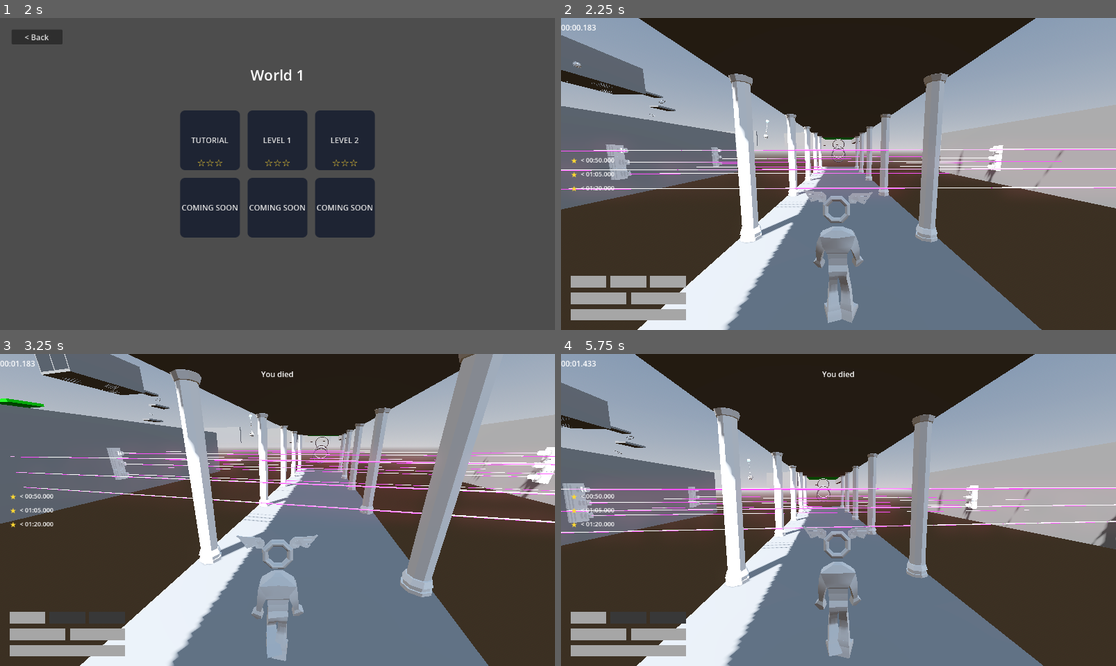
Above: before the commit, frames 1-4 (two rows, left to right).
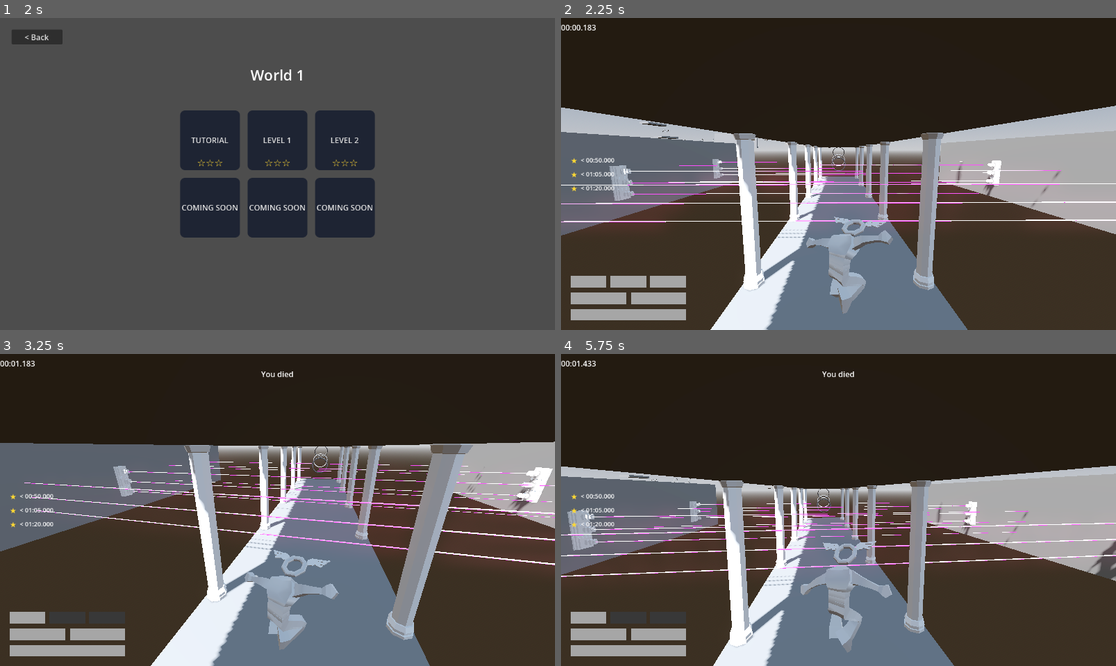
Above: after the commit, the same moments.

Repository: jpvds1/DDJD
Game: Godot game, scene res://scenes/game_controller.tscn
The game is run twice, just before and just after one commit, with the same random seed, the same clock (stepped at 60 frames per second) and the same inputs. Sound files missing from this copy of the repository are replaced by a short silence.
Inputs (mouse positions are in pixels of both pictures, inside the frame that each line leads up to):
- Up to frame 1 (2 s): click "Continue as Guest" at 0.5 s; click "Play" at 1.25 s
- Up to frame 2 (2.25 s): click "LEVEL 2" at 2 s
- Up to frame 3 (3.25 s): tap Enter at 2.75 s; move the mouse to (305, 510) at 2.77 s; hold W (move_forwards) from 2.78 s (still down); tap Q (dash) at 2.85 s; tap Space (jump) at 3.02 s
- Up to frame 4 (5.75 s): move the mouse to (810, 510) at 3.52 s; tap Shift (sprint) at 3.6 s; tap Space (jump) at 3.77 s; release W (move_forwards) at 4.25 s; click "Restart Level" at 4.25 s; move the mouse to (849, 503) at 5.02 s; hold W (move_forwards) from 5.03 s (still down); tap Q (dash) at 5.1 s

Frame 1 is identical in both runs. In frame 2, 42% of the frame differs, in the area x 0-100%, y 0-100%; in frame 3, 41%; in frame 4, 46%.

Commit message:
feat(player): add landing sound effect

Diff:
--- a/platformer-game/scenes/levels/level_1.tscn
+++ b/platformer-game/scenes/levels/level_1.tscn
@@ -41,7 +41,7 @@
 shadow_enabled = true
 
 [node name="CharacterBody3D" parent="." unique_id=1782536310 instance=ExtResource("1_ksju7")]
-transform = Transform3D(-0.99999917, 0, -0.0012740211, 0, 1, 0, 0.0012740211, 0, -0.99999917, 0, 0.508, 0)
+transform = Transform3D(-0.99999917, 0, -0.0012740211, 0, 1, 0, 0.0012740211, 0, -0.99999917, 0, 2, 0)
 
 [node name="Killzone" parent="." unique_id=767733067 instance=ExtResource("3_nsrm0")]
 transform = Transform3D(1, 0, 0, 0, 1, 0, 0, 0, 1, 0, -1.1847544, 0)
@@ -111,7 +111,7 @@
 delay = 0.0
 
 [node name="WreckingBall" parent="." unique_id=1409807783 instance=ExtResource("11_iav0o")]
-transform = Transform3D(0.98480767, -0.17364816, 0, 0.17364816, 0.98480767, 0, 0, 0, 1, -1.6808548, 12.435937, 11.650975)
+transform = Transform3D(0.9848076, -0.17364816, 0, 0.17364816, 0.9848076, 0, 0, 0, 1, -1.6808548, 12.435937, 11.650975)
 swing_duration = 1.0
 
 [node name="Saw" parent="." unique_id=960494110 instance=ExtResource("11_dnkej")]
--- a/platformer-game/scenes/levels/level_2.tscn
+++ b/platformer-game/scenes/levels/level_2.tscn
@@ -131,7 +131,7 @@
 shadow_enabled = true
 
 [node name="CharacterBody3D" parent="." unique_id=1782536310 instance=ExtResource("3_1yj8c")]
-transform = Transform3D(-0.99999917, 0, -0.0012740211, 0, 1, 0, 0.0012740211, 0, -0.99999917, 0, 0.508, 0)
+transform = Transform3D(-0.99999917, 0, -0.0012740211, 0, 1, 0, 0.0012740211, 0, -0.99999917, 0, 2, 0)
 
 [node name="Killzone" parent="." unique_id=767733067 instance=ExtResource("4_ndlae")]
 transform = Transform3D(1, 0, 0, 0, 1, 0, 0, 0, 1, 0, -1.1847544, 0)
@@ -479,7 +479,7 @@
 [node name="Hazards" type="Node3D" parent="." unique_id=560882111]
 
 [node name="WreckingBall" parent="Hazards" unique_id=1409807783 instance=ExtResource("11_5niy6")]
-transform = Transform3D(-5.4639237e-08, 0, 1.25, 0, 1.25, 0, -1.25, 0, -5.4639237e-08, 44.74688, 21.169342, 117.982376)
+transform = Transform3D(-5.380914e-08, 9.488003e-09, 1.25, 0.21706022, 1.2310097, 0, -1.2310097, 0.21706022, -5.4639237e-08, 44.74688, 21.169342, 117.982376)
 
 [node name="Area3D" parent="Hazards" unique_id=548747580 instance=ExtResource("9_lkn2k")]
 transform = Transform3D(-6.556708e-08, -1.5, 0, 1.5, -6.556708e-08, 0, 0, 0, 1.5, 76.840355, 9.814825, 114.48525)
@@ -511,12 +511,12 @@
 transform = Transform3D(1, 0, 0, 0, 1, 0, 0, 0, 1, 115.63944, 34.060265, 75.35844)
 
 [node name="WreckingBall2" parent="Hazards" unique_id=768181949 instance=ExtResource("11_5niy6")]
-transform = Transform3D(1, 0, 0, 0, 1, 0, 0, 0, 1, 109.13829, 43.80758, 97.57325)
+transform = Transform3D(0.95371693, -0.3007058, 0, 0.3007058, 0.95371693, 0, 0, 0, 1, 109.13829, 43.80758, 97.57325)
 max_angle = 17.5
 initial_angle = 17.5
 
 [node name="WreckingBall3" parent="Hazards" unique_id=1483966909 instance=ExtResource("11_5niy6")]
-transform = Transform3D(1, 0, 0, 0, 1, 0, 0, 0, 1, 109.13829, 43.80758, 76.80061)
+transform = Transform3D(0.95371693, 0.3007058, 0, -0.3007058, 0.95371693, 0, 0, 0, 1, 109.13829, 43.80758, 76.80061)
 max_angle = 17.5
 initial_angle = -17.5
 
@@ -531,7 +531,7 @@
 autoplay = &"Saw"
 
 [node name="WreckingBall4" parent="Hazards" unique_id=814087870 instance=ExtResource("11_5niy6")]
-transform = Transform3D(0.8660254, 0, -0.5, 0, 1, 0, 0.5, 0, 0.8660254, 203, 36, 26)
+transform = Transform3D(0.8528685, -0.15038373, -0.5, 0.17364818, 0.9848077, 0, 0.49240386, -0.08682409, 0.8660254, 203, 36, 26)
 max_angle = 30.0
 swing_duration = 1.5
 
@@ -647,13 +647,13 @@
 swing_duration = 0.8
 
 [node name="WreckingBall2" parent="FinalSection/Hazards" unique_id=347448140 instance=ExtResource("11_5niy6")]
-transform = Transform3D(1, 0, 0, 0, 1, 0, 0, 0, 1, 0.12957382, 11.421276, -5.626404)
+transform = Transform3D(0.70710677, -0.70710677, 0, 0.70710677, 0.70710677, 0, 0, 0, 1, 0.12957382, 11.421276, -5.626404)
 max_angle = 45.0
 initial_angle = 45.0
 swing_duration = 0.8
 
 [node name="WreckingBall3" parent="FinalSection/Hazards" unique_id=2091827287 instance=ExtResource("11_5niy6")]
-transform = Transform3D(1, 0, 0, 0, 1, 0, 0, 0, 1, 0.12957764, 11.421276, -10.626404)
+transform = Transform3D(0.70710677, 0.70710677, 0, -0.70710677, 0.70710677, 0, 0, 0, 1, 0.12957764, 11.421276, -10.626404)
 max_angle = 45.0
 initial_angle = -45.0
 swing_duration = 0.8
@@ -678,6 +678,9 @@
 [node name="IdleTimer" parent="FinalSection/Hazards/Lasers/Laser/Timers" parent_id_path=PackedInt32Array(957101155, 1723892356) index="1" unique_id=973312316]
 wait_time = 1.0
 
+[node name="DelayTimer" parent="FinalSection/Hazards/Lasers/Laser/Timers" parent_id_path=PackedInt32Array(957101155, 1723892356) index="2" unique_id=1376762895]
+wait_time = 0.6
+
 [node name="Laser2" parent="FinalSection/Hazards/Lasers" unique_id=1982701966 instance=ExtResource("10_sbygb")]
 transform = Transform3D(-4.371139e-08, 0, 1, 0, 1, 0, -1, 0, -4.371139e-08, -15.058, 1.5, 4.5)
 laser_duration = 0.2
@@ -696,6 +699,9 @@
 [node name="IdleTimer" parent="FinalSection/Hazards/Lasers/Laser2/Timers" parent_id_path=PackedInt32Array(1982701966, 1723892356) index="1" unique_id=973312316]
 wait_time = 1.0
 
+[node name="DelayTimer" parent="FinalSection/Hazards/Lasers/Laser2/Timers" parent_id_path=PackedInt32Array(1982701966, 1723892356) index="2" unique_id=1376762895]
+wait_time = 0.6
+
 [node name="Laser3" parent="FinalSection/Hazards/Lasers" unique_id=1420367808 instance=ExtResource("10_sbygb")]
 transform = Transform3D(-4.371139e-08, 0, 1, 0, 1, 0, -1, 0, -4.371139e-08, -15.058, 2.2, 4.5)
 laser_duration = 0.2
@@ -714,6 +720,9 @@
 [node name="IdleTimer" parent="FinalSection/Hazards/Lasers/Laser3/Timers" parent_id_path=PackedInt32Array(1420367808, 1723892356) index="1" unique_id=973312316]
 wait_time = 1.0
 
+[node name="DelayTimer" parent="FinalSection/Hazards/Lasers/Laser3/Timers" parent_id_path=PackedInt32Array(1420367808, 1723892356) index="2" unique_id=1376762895]
+wait_time = 0.6
+
 [node name="Laser4" parent="FinalSection/Hazards/Lasers" unique_id=357126242 instance=ExtResource("10_sbygb")]
 transform = Transform3D(-4.371139e-08, 0, 1, 0, 1, 0, -1, 0, -4.371139e-08, -15.057866, 0.8003049, 13.5)
 laser_duration = 0.2
@@ -732,6 +741,9 @@
 [node name="IdleTimer" parent="FinalSection/Hazards/Lasers/Laser4/Timers" parent_id_path=PackedInt32Array(357126242, 1723892356) index="1" unique_id=973312316]
 wait_time = 1.0
 
+[node name="DelayTimer" parent="FinalSection/Hazards/Lasers/Laser4/Timers" parent_id_path=PackedInt32Array(357126242, 1723892356) index="2" unique_id=1376762895]
+wait_time = 0.2
+
 [node name="Laser5" parent="FinalSection/Hazards/Lasers" unique_id=1224137823 instance=ExtResource("10_sbygb")]
 transform = Transform3D(-4.371139e-08, 0, 1, 0, 1, 0, -1, 0, -4.371139e-08, -15.058, 1.5, 13.5)
 laser_duration = 0.2
@@ -750,6 +762,9 @@
 [node name="IdleTimer" parent="FinalSection/Hazards/Lasers/Laser5/Timers" parent_id_path=PackedInt32Array(1224137823, 1723892356) index="1" unique_id=973312316]
 wait_time = 1.0
 
+[node name="DelayTimer" parent="FinalSection/Hazards/Lasers/Laser5/Timers" parent_id_path=PackedInt32Array(1224137823, 1723892356) index="2" unique_id=1376762895]
+wait_time = 0.2
+
 [node name="Laser6" parent="FinalSection/Hazards/Lasers" unique_id=991656057 instance=ExtResource("10_sbygb")]
 transform = Transform3D(-4.371139e-08, 0, 1, 0, 1, 0, -1, 0, -4.371139e-08, -15.058, 2.2, 13.5)
 laser_duration = 0.2
@@ -768,6 +783,9 @@
 [node name="IdleTimer" parent="FinalSection/Hazards/Lasers/Laser6/Timers" parent_id_path=PackedInt32Array(991656057, 1723892356) index="1" unique_id=973312316]
 wait_time = 1.0
 
+[node name="DelayTimer" parent="FinalSection/Hazards/Lasers/Laser6/Timers" parent_id_path=PackedInt32Array(991656057, 1723892356) index="2" unique_id=1376762895]
+wait_time = 0.2
+
 [node name="Laser7" parent="FinalSection/Hazards/Lasers" unique_id=1287503960 instance=ExtResource("10_sbygb")]
 transform = Transform3D(-4.371139e-08, 0, -1, 0, 1, 0, 1, 0, -4.371139e-08, 15.058, 0.8003049, 9)
 laser_duration = 0.2
@@ -786,6 +804,9 @@
 [node name="IdleTimer" parent="FinalSection/Hazards/Lasers/Laser7/Timers" parent_id_path=PackedInt32Array(1287503960, 1723892356) index="1" unique_id=973312316]
 wait_time = 1.0
 
+[node name="DelayTimer" parent="FinalSection/Hazards/Lasers/Laser7/Timers" parent_id_path=PackedInt32Array(1287503960, 1723892356) index="2" unique_id=1376762895]
+wait_time = 0.4
+
 [node name="Laser8" parent="FinalSection/Hazards/Lasers" unique_id=1570545722 instance=ExtResource("10_sbygb")]
 transform = Transform3D(-4.371139e-08, 0, -1, 0, 1, 0, 1, 0, -4.371139e-08, 15.058, 1.5, 9)
 laser_duration = 0.2
@@ -804,6 +825,9 @@
 [node name="IdleTimer" parent="FinalSection/Hazards/Lasers/Laser8/Timers" parent_id_path=PackedInt32Array(1570545722, 1723892356) index="1" unique_id=973312316]
 wait_time = 1.0
 
+[node name="DelayTimer" parent="FinalSection/Hazards/Lasers/Laser8/Timers" parent_id_path=PackedInt32Array(1570545722, 1723892356) index="2" unique_id=1376762895]
+wait_time = 0.4
+
 [node name="Laser9" parent="FinalSection/Hazards/Lasers" unique_id=1652138062 instance=ExtResource("10_sbygb")]
 transform = Transform3D(-4.371139e-08, 0, -1, 0, 1, 0, 1, 0, -4.371139e-08, 15.058, 2.2, 9)
 laser_duration = 0.2
@@ -821,6 +845,9 @@
 
 [node name="IdleTimer" parent="FinalSection/Hazards/Lasers/Laser9/Timers" parent_id_path=PackedInt32Array(1652138062, 1723892356) index="1" unique_id=973312316]
 wait_time = 1.0
+
+[node name="DelayTimer" parent="FinalSection/Hazards/Lasers/Laser9/Timers" parent_id_path=PackedInt32Array(1652138062, 1723892356) index="2" unique_id=1376762895]
+wait_time = 0.4
 
 [node name="Laser10" parent="FinalSection/Hazards/Lasers" unique_id=1082558890 instance=ExtResource("10_sbygb")]
 transform = Transform3D(-4.371139e-08, 0, -1, 0, 1, 0, 1, 0, -4.371139e-08, 15.058, 0.8003049, 18)
--- a/platformer-game/scenes/player/player_visuals.tscn
+++ b/platformer-game/scenes/player/player_visuals.tscn
@@ -5,6 +5,7 @@
 [ext_resource type="PackedScene" uid="uid://yixnuy1qohl7" path="res://assets/models/cosmetics/wings.glb" id="4_m2k08"]
 [ext_resource type="AudioStream" uid="uid://bpxrh00ytinr7" path="res://assets/sounds/player/player_dash.mp3" id="4_sa6kk"]
 [ext_resource type="AnimationLibrary" uid="uid://b7yt2c7m7hxbi" path="res://assets/models/player/player_fall.glb" id="5_4yw4v"]
+[ext_resource type="AudioStream" uid="uid://m4tv5rosxwi2" path="res://assets/sounds/player/player_land.wav" id="5_8kadd"]
 [ext_resource type="AnimationLibrary" uid="uid://c7mmexla4wmco" path="res://assets/models/player/player_idle.glb" id="6_73k46"]
 [ext_resource type="AnimationLibrary" uid="uid://bv5rxn1v0rm0u" path="res://assets/models/player/player_jump.glb" id="7_o1fm1"]
 [ext_resource type="AnimationLibrary" uid="uid://ytik3vfe0jp" path="res://assets/models/player/player_sprint.glb" id="8_n6s7f"]
@@ -76,32 +77,32 @@
 [node name="PlayerVisuals" unique_id=396880001 instance=ExtResource("2_woat5")]
 
 [node name="Skeleton3D" parent="Armature" parent_id_path=PackedInt32Array(1314466787) index="0" unique_id=1620985112]
-bones/0/position = Vector3(-5.1213193, 0.6243086, -72.85517)
-bones/0/rotation = Quaternion(-0.7146513, 0.00045963394, 0.017901482, 0.6992517)
-bones/1/rotation = Quaternion(0.0032729858, -0.002363068, 0.002242398, 0.99998933)
-bones/2/rotation = Quaternion(0.0012823665, -0.022524267, 0.0065672654, 0.9997239)
-bones/3/rotation = Quaternion(0.0010773495, -0.022446688, 0.0066994578, 0.9997251)
-bones/4/rotation = Quaternion(-0.029928789, 0.019279499, -0.022053555, 0.99912274)
-bones/5/rotation = Quaternion(0.050876684, 0.002072583, 0.017065454, 0.998557)
-bones/7/rotation = Quaternion(0.5141774, 0.46413907, -0.58681434, 0.41933942)
+bones/0/position = Vector3(-5.608879, 0.58372164, -72.490326)
+bones/0/rotation = Quaternion(-0.71218276, 0.012127686, -0.0013032113, 0.7018881)
+bones/1/rotation = Quaternion(0.0046197325, -0.0034316867, 0.0024251877, 0.9999805)
+bones/2/rotation = Quaternion(0.0035146452, -0.025446791, 0.008228003, 0.99963623)
+bones/3/rotation = Quaternion(0.0033453405, -0.025404418, 0.008287898, 0.9996373)
+bones/4/rotation = Quaternion(-0.0007986821, 0.014180465, -0.025510252, 0.99957365)
+bones/5/rotation = Quaternion(0.08161037, -0.018549824, 0.016999513, 0.9963467)
+bones/7/rotation = Quaternion(0.5485218, 0.4125684, -0.6338565, 0.356563)
 bones/8/position = Vector3(5.8269643e-07, 12.347598, 5.5259097e-06)
-bones/8/rotation = Quaternion(0.48831904, 0.13540195, 0.08047758, 0.8583323)
-bones/9/rotation = Quaternion(-0.01872861, -7.336129e-05, 0.2649852, 0.96407056)
-bones/11/rotation = Quaternion(0.5190122, -0.46534488, 0.5717002, 0.43271175)
-bones/12/rotation = Quaternion(0.46979466, -0.13992317, -0.16432264, 0.8559863)
-bones/13/rotation = Quaternion(0.009525286, -1.4625259e-05, -0.2249092, 0.97433317)
+bones/8/rotation = Quaternion(0.39440757, 0.19011612, 0.12716821, 0.89001507)
+bones/9/rotation = Quaternion(-0.018180897, -7.335073e-05, 0.25723302, 0.9661784)
+bones/11/rotation = Quaternion(0.57418346, -0.4247362, 0.55299926, 0.42907396)
+bones/12/rotation = Quaternion(0.44058785, -0.14318033, -0.1595902, 0.8717298)
+bones/13/rotation = Quaternion(0.00991051, -1.4630616e-05, -0.23400661, 0.97218454)
 bones/14/position = Vector3(-8.046627e-07, 20.167395, -2.1746382e-06)
-bones/15/rotation = Quaternion(0.066968136, 0.031427585, 0.99594545, -0.05118944)
-bones/16/rotation = Quaternion(-0.13166241, -0.07088766, -0.0054965955, 0.9887415)
-bones/17/rotation = Quaternion(0.45094457, -0.011328639, -0.03754691, 0.89168996)
-bones/18/rotation = Quaternion(0.39027587, -0.0159303, 0.006814839, 0.92053497)
-bones/20/rotation = Quaternion(-0.09866417, 0.0777174, 0.99151653, 0.03347335)
-bones/21/rotation = Quaternion(-0.20249332, 0.049019817, 0.010520679, 0.97799945)
-bones/22/rotation = Quaternion(0.4807056, 0.01584265, -0.021493113, 0.8764755)
-bones/23/rotation = Quaternion(0.38921717, 0.015791746, -0.0066787177, 0.9209865)
+bones/15/rotation = Quaternion(0.061499853, 0.06036822, 0.99443734, -0.060563195)
+bones/16/rotation = Quaternion(-0.1767099, -0.07512109, 0.005064332, 0.98137903)
+bones/17/rotation = Quaternion(0.4686921, 0.007375703, -0.05666206, 0.8815116)
+bones/18/rotation = Quaternion(0.38669866, -0.015946697, 0.006709485, 0.9220439)
+bones/20/rotation = Quaternion(-0.101726316, 0.08946086, 0.9904877, 0.024138134)
+bones/21/rotation = Quaternion(-0.2280947, 0.05001335, 0.009041771, 0.97231156)
+bones/22/rotation = Quaternion(0.49592182, 0.031849705, -0.027955148, 0.8673326)
+bones/23/rotation = Quaternion(0.38954276, 0.015790252, -0.0066882246, 0.92084885)
 
 [node name="BoneAttachment3D" type="BoneAttachment3D" parent="Armature/Skeleton3D" index="6" unique_id=2030324437]
-transform = Transform3D(0.99593234, -0.049307473, -0.07541626, 0.0769829, 0.03068392, 0.99656004, -0.046823807, -0.99831223, 0.034354858, -6.9888287, -0.40891975, -122.67716)
+transform = Transform3D(0.9944032, -0.049281754, -0.093454145, 0.100517005, 0.16888338, 0.9804972, -0.032537784, -0.9844032, 0.17289172, -7.1258817, 0.59567136, -122.33681)
 bone_name = "mixamorig_Head"
 bone_idx = 5
 
@@ -115,6 +116,10 @@
 
 [node name="Dash" type="AudioStreamPlayer" parent="SFX" index="1" unique_id=2111371093]
 stream = ExtResource("4_sa6kk")
+volume_db = -6.0
+
+[node name="Land" type="AudioStreamPlayer" parent="SFX" index="2" unique_id=1945396855]
+stream = ExtResource("5_8kadd")
 volume_db = -6.0
 
 [node name="AnimationPlayer" type="AnimationPlayer" parent="." index="2" unique_id=495280190]
--- a/platformer-game/scripts/player/player_animation.gd
+++ b/platformer-game/scripts/player/player_animation.gd
@@ -6,8 +6,11 @@
 
 @onready var animation_tree: AnimationTree = $AnimationTree
 @onready var stats: Node = %StatsManager
+
+# audio players
 @onready var jump_audio_player: AudioStreamPlayer = $SFX/Jump
 @onready var dash_audio_player: AudioStreamPlayer = $SFX/Dash
+@onready var land_audio_player: AudioStreamPlayer = $SFX/Land
 
 # ---------------------------------------------------------
 # Variables
@@ -15,6 +18,7 @@
 
 var _player: CharacterBody3D
 var _fall_blend := 0.0
+var _was_airborne := false
 
 @export var blend_strength := 20.0
 
@@ -38,6 +42,8 @@
 # Called when the node enters the scene tree for the first time.
 func _ready() -> void:
 	_player = get_parent() as CharacterBody3D
+	_was_airborne = not is_zero_approx(_player.velocity.y)
+	print("is initially airborne: ", _was_airborne)
 
 	# connect to the player events
 	_player.jumped.connect(_on_jumped)
@@ -55,6 +61,12 @@
 		lerp_weight
 	)
 
+	if _was_airborne and not is_airborne:
+		print("audio played!")
+		land_audio_player.play()
+
+	_was_airborne = is_airborne
+
 	# compute the movement blending value
 	var max_sprint_speed: float = stats.sprint_speed.get_val()
 	var local_velocity := _player.global_transform.basis.inverse() * _player.velocity
Not shown, added: platformer-game/assets/sounds/player/player_land.wav.import
Not shown, added: platformer-game/assets/sounds/player/player_land.wav
